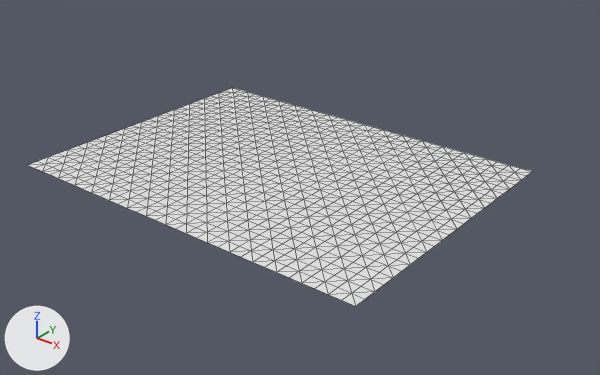
An edit to the OBJ model assets/maps/chunks/terrain_lod0_-3_-4.obj, drawn before and after from the same camera.
Both versions are drawn from a 50 mm camera at (-82.3, 124.5, 46.7) aimed at (-159.6, 221.1, -13.2). The lights are fixed; the arrows at lower left show +X, +Y and +Z. The picture after the commit comes second. Mesh edges are drawn as thin lines. Where no turn or scale is listed for an object, it has been applied to the vertices.

Objects in the first picture: 'terrain_lod0_-3_-4'.
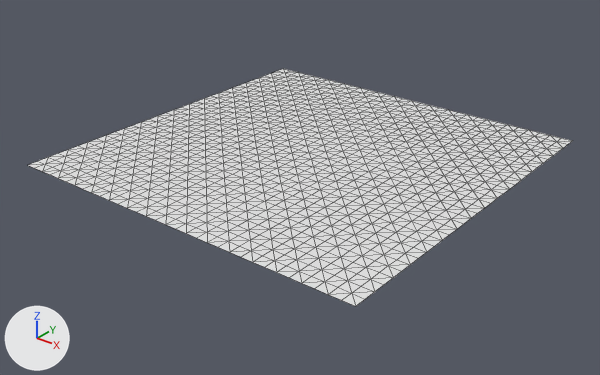
Pixel boxes [x1, y1, x2, y2] of what changed, in the pictures (600 x 375 px):
'terrain_lod0_-3_-4', reshaped (8% wider, 9% taller): before [28, 88, 532, 306]; after [28, 69, 572, 306]
part 1 of me_terrain_lod0__3__4, added: after [234, 69, 572, 172]

The change, as a list of edits to the scene's bpy script:
```text
Change me_terrain_lod0__3__4:
    used by ob_terrain_lod0__3__4; location = (0.0, 0.0, 0.0)
    remove me_terrain_lod0__3__4.from_pydata(...)  # 825 vertices, 1536 faces; spans x -192.0..-128.0, y 192.0..240.0, z -8.0
    add me_terrain_lod0__3__4.from_pydata(...)  # 1089 vertices, 2048 faces; spans x -192.0..-128.0, y 192.0..256.0, z -8.0
    me_terrain_lod0__3__4 part 1
    33 new vertices lie (0.0, 2.0, 0.0) away from vertices in x -192.0..-128.0, y 240.0, z -8.0
    33 new vertices lie (0.0, 2.0, 0.0) away from vertices in x -192.0..-128.0, y 242.0, z -8.0
    33 new vertices lie (0.0, 2.0, 0.0) away from vertices in x -192.0..-128.0, y 244.0, z -8.0
    33 new vertices lie (0.0, 2.0, 0.0) away from vertices in x -192.0..-128.0, y 246.0, z -8.0
    33 new vertices lie (0.0, 2.0, 0.0) away from vertices in x -192.0..-128.0, y 248.0, z -8.0
    33 new vertices lie (0.0, 2.0, 0.0) away from vertices in x -192.0..-128.0, y 250.0, z -8.0
    33 new vertices lie (0.0, 2.0, 0.0) away from vertices in x -192.0..-128.0, y 252.0, z -8.0
    33 new vertices lie (0.0, 2.0, 0.0) away from vertices in x -192.0..-128.0, y 254.0, z -8.0
    512 new faces join them
```
